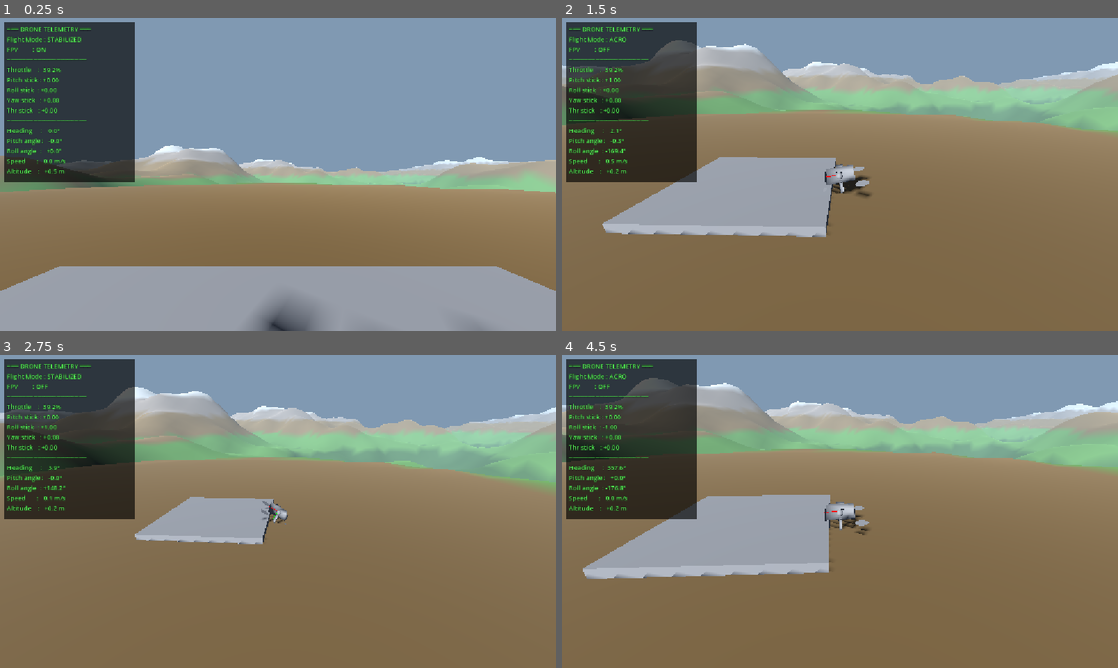
Above: before the commit, frames 1-4 (two rows, left to right).
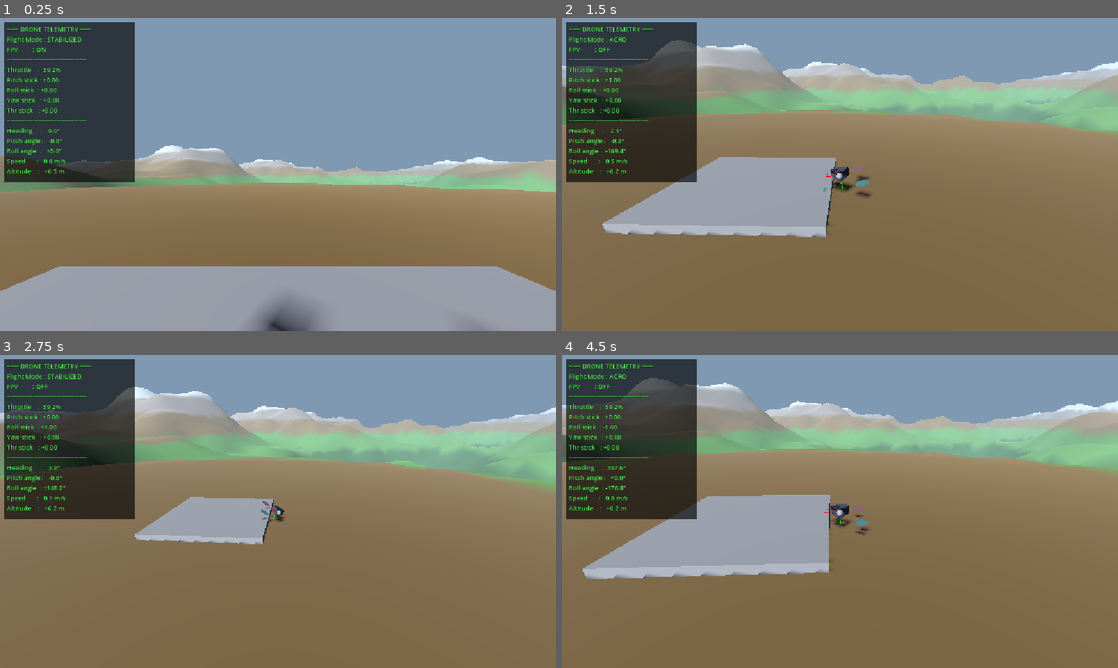
Above: after the commit, the same moments.

Repository: timbittner/dronesim
Game: Godot game, scene res://scenes/main.tscn
The game is run twice, just before and just after one commit, with the same random seed, the same clock (stepped at 60 frames per second) and the same inputs.
Inputs:
- Up to frame 1 (0.25 s): no input
- Up to frame 2 (1.5 s): tap Enter at 0.5 s; hold Right (roll_right) 0.53-1.28 s; hold M (toggle_flight_mode) 0.53-1.28 s; hold Down (pitch_backward) from 1.28 s (still down); tap C (toggle_fpv) at 1.35 s
- Up to frame 3 (2.75 s): release Down (pitch_backward) at 2.03 s; hold Right (roll_right) from 2.03 s (still down); hold M (toggle_flight_mode) from 2.03 s (still down)
- Up to frame 4 (4.5 s): release Right (roll_right) at 2.78 s; release M (toggle_flight_mode) at 2.78 s; hold Up (pitch_forward) 2.78-3.53 s; tap C (toggle_fpv) at 2.85, 4.35 s; hold M (toggle_flight_mode) 3.53-4.28 s; hold Left (roll_left) from 3.53 s (still down)

The runs differ from the first frame. In frame 2, 0.4% of the frame differs, in the area x 47-56%, y 46-57%; in frame 3, 0.1%; in frame 4, 0.4%.

Commit message:
feat: rhombic drone body (Nier-inspired) with double-sided material and teal/pink rotors

Diff:
--- a/scenes/drone/drone.tscn
+++ b/scenes/drone/drone.tscn
@@ -1,65 +1,68 @@
-[gd_scene load_steps=8 format=3]
+[gd_scene format=3 uid="uid://5jri1ism1wee"]
 
-[ext_resource type="Script" path="res://scripts/drone/drone_controller.gd" id="1_drone_ctrl"]
-[ext_resource type="Script" path="res://scripts/drone/drone_body_mesh.gd" id="2_drone_body"]
-[ext_resource type="Script" path="res://scripts/drone/debug_axes.gd" id="3_debug_axes"]
+[ext_resource type="Script" uid="uid://c17svoyqsayfm" path="res://scripts/drone/drone_controller.gd" id="1_drone_ctrl"]
+[ext_resource type="Script" uid="uid://yq4qgem6gfvn" path="res://scripts/drone/drone_body_mesh.gd" id="2_drone_body"]
+[ext_resource type="Script" uid="uid://cf7sjdkmui05u" path="res://scripts/drone/debug_axes.gd" id="3_debug_axes"]
 
 [sub_resource type="StandardMaterial3D" id="Mat_body"]
 albedo_color = Color(0.2, 0.2, 0.25, 1)
+cull_mode = 2
+
+[sub_resource type="StandardMaterial3D" id="Mat_rotor_teal"]
+albedo_color = Color(0.25, 0.45, 0.45, 1)
 
 [sub_resource type="CylinderMesh" id="CylMesh_rotor"]
 top_radius = 0.0
 bottom_radius = 0.08
 height = 0.02
 
-[sub_resource type="StandardMaterial3D" id="Mat_rotor"]
-albedo_color = Color(0.1, 0.1, 0.12, 1)
-
-[sub_resource type="BoxShape3D" id="BoxShape_collision"]
-size = Vector3(0.4, 0.12, 0.4)
+[sub_resource type="StandardMaterial3D" id="Mat_rotor_pink"]
+albedo_color = Color(0.45, 0.3, 0.35, 1)
 
 [sub_resource type="SphereMesh" id="SphereMesh_cam"]
 radius = 0.04
 height = 0.08
 
-[node name="Drone" type="RigidBody3D"]
+[sub_resource type="BoxShape3D" id="BoxShape_collision"]
+size = Vector3(0.4, 0.12, 0.4)
+
+[node name="Drone" type="RigidBody3D" unique_id=81519865]
 transform = Transform3D(1, 0, 0, 0, 1, 0, 0, 0, 1, 0, 0.5, 0)
 mass = 2.0
-gravity_scale = 1.0
 script = ExtResource("1_drone_ctrl")
 
-[node name="Body" type="MeshInstance3D" parent="."]
-surface_material_override_0 = SubResource("Mat_body")
+[node name="Body" type="MeshInstance3D" parent="." unique_id=736570692]
+material_override = SubResource("Mat_body")
 script = ExtResource("2_drone_body")
 
-[node name="RotorFL" type="MeshInstance3D" parent="."]
+[node name="RotorFL" type="MeshInstance3D" parent="." unique_id=240470565]
 transform = Transform3D(1, 0, 0, 0, 1, 0, 0, 0, 1, -0.25, 0.07, 0.25)
+material_override = SubResource("Mat_rotor_teal")
 mesh = SubResource("CylMesh_rotor")
-surface_material_override_0 = SubResource("Mat_rotor")
 
-[node name="RotorFR" type="MeshInstance3D" parent="."]
+[node name="RotorFR" type="MeshInstance3D" parent="." unique_id=1581842411]
 transform = Transform3D(1, 0, 0, 0, 1, 0, 0, 0, 1, 0.25, 0.07, 0.25)
+material_override = SubResource("Mat_rotor_teal")
 mesh = SubResource("CylMesh_rotor")
-surface_material_override_0 = SubResource("Mat_rotor")
 
-[node name="RotorBL" type="MeshInstance3D" parent="."]
+[node name="RotorBL" type="MeshInstance3D" parent="." unique_id=264375285]
 transform = Transform3D(1, 0, 0, 0, 1, 0, 0, 0, 1, -0.25, 0.07, -0.25)
+material_override = SubResource("Mat_rotor_pink")
 mesh = SubResource("CylMesh_rotor")
-surface_material_override_0 = SubResource("Mat_rotor")
 
-[node name="RotorBR" type="MeshInstance3D" parent="."]
+[node name="RotorBR" type="MeshInstance3D" parent="." unique_id=1223962384]
 transform = Transform3D(1, 0, 0, 0, 1, 0, 0, 0, 1, 0.25, 0.07, -0.25)
+material_override = SubResource("Mat_rotor_pink")
 mesh = SubResource("CylMesh_rotor")
-surface_material_override_0 = SubResource("Mat_rotor")
 
-[node name="CameraMount" type="MeshInstance3D" parent="."]
+[node name="CameraMount" type="MeshInstance3D" parent="." unique_id=1517198247]
 transform = Transform3D(1, 0, 0, 0, 1, 0, 0, 0, 1, 0, -0.04, 0.15)
 mesh = SubResource("SphereMesh_cam")
 
-[node name="CollisionShape3D" type="CollisionShape3D" parent="."]
+[node name="CollisionShape3D" type="CollisionShape3D" parent="." unique_id=1194695645]
 shape = SubResource("BoxShape_collision")
 
-[node name="CameraRig" type="Node3D" parent="."]
+[node name="CameraRig" type="Node3D" parent="." unique_id=1210050300]
 
-[node name="DebugAxes" type="Node3D" parent="."]
+[node name="DebugAxes" type="Node3D" parent="." unique_id=907916977]
 script = ExtResource("3_debug_axes")
--- a/scripts/drone/drone_body_mesh.gd
+++ b/scripts/drone/drone_body_mesh.gd
@@ -1,16 +1,15 @@
+@tool
 class_name DroneBodyMesh
 extends MeshInstance3D
 
-## Builds a simple, robust drone body from axis-aligned boxes so orientation is
-## unambiguous at a glance:
-##   - Flat fuselage box (the main body).
-##   - A "nose beak" protruding forward (-Z): tells front from back.
-##   - A vertical tail fin at the rear (+Z) sticking up: marks back AND up,
-##     which fixes left/right by implication.
+## Builds a rhombic (diamond) prism — 8 vertices, 12 triangles.
+## Reminiscent of the Nier Automata hacking-minigame drone silhouette.
 ##
-## Boxes are emitted with correct outward (CCW-from-outside) winding, so no
-## faces get back-culled. Flat normals are generated before indexing so each
-## facet stays crisply lit.
+## The widest point of the diamond is pushed ~4/5 of the way from front
+## to back, giving it a longer, more gradual taper forward and a short
+## blunt rear. Height is uniform.
+##
+## Normals are auto-generated by Godot.
 
 func _ready() -> void:
 	mesh = _build_mesh()
@@ -19,44 +18,48 @@
 	var st := SurfaceTool.new()
 	st.begin(Mesh.PRIMITIVE_TRIANGLES)
 
-	# Fuselage: wide in X, flat in Y, medium in Z.
-	_add_box(st, Vector3(0.0, 0.0, 0.0), Vector3(0.36, 0.10, 0.30))
+	var h := 0.05     # half-height
 
-	# Nose beak: narrow box protruding forward (-Z).
-	_add_box(st, Vector3(0.0, 0.0, -0.22), Vector3(0.10, 0.06, 0.16))
+	# Diamond shape: front tip at +Z, back tip at -Z.
+	# Side vertices sit at Z = -0.096, roughly 4/5 from front to back.
+	var front_z := 0.16
+	var side_z  := -0.096
+	var back_z  := -0.16
+	var half_w  := 0.12
 
-	# Tail fin: thin vertical box at the rear (+Z), standing up.
-	_add_box(st, Vector3(0.0, 0.09, 0.17), Vector3(0.04, 0.14, 0.06))
+	# Top face (y = +h)
+	var ft := Vector3(0.0,      h,  front_z)
+	var rt := Vector3( half_w,  h,  side_z)
+	var bt := Vector3(0.0,      h,  back_z)
+	var lt := Vector3(-half_w,  h,  side_z)
+
+	# Bottom face (y = -h)
+	var fb := Vector3(0.0,     -h,  front_z)
+	var rb := Vector3( half_w, -h,  side_z)
+	var bb := Vector3(0.0,     -h,  back_z)
+	var lb := Vector3(-half_w, -h,  side_z)
+
+	# Top face (looking down +Y) — CCW: front → right → back → left
+	_st_quad(st, ft, rt, bt, lt)
+
+	# Bottom face (looking up -Y) — CCW: front → left → back → right
+	_st_quad(st, fb, lb, bb, rb)
+
+	# Sides (CCW from outside)
+	_st_quad(st, fb, ft, rt, rb)  # front-right
+	_st_quad(st, rb, rt, bt, bb)  # back-right
+	_st_quad(st, bb, bt, lt, lb)  # back-left
+	_st_quad(st, lb, lt, ft, fb)  # front-left
 
 	st.generate_normals()
 	st.index()
 	return st.commit()
 
-func _add_box(st: SurfaceTool, center: Vector3, size: Vector3) -> void:
-	## Emits an axis-aligned box (12 triangles) with outward-facing normals.
-	var h := size * 0.5
-	# 8 corners
-	var p000 := center + Vector3(-h.x, -h.y, -h.z)
-	var p100 := center + Vector3( h.x, -h.y, -h.z)
-	var p110 := center + Vector3( h.x,  h.y, -h.z)
-	var p010 := center + Vector3(-h.x,  h.y, -h.z)
-	var p001 := center + Vector3(-h.x, -h.y,  h.z)
-	var p101 := center + Vector3( h.x, -h.y,  h.z)
-	var p111 := center + Vector3( h.x,  h.y,  h.z)
-	var p011 := center + Vector3(-h.x,  h.y,  h.z)
 
-	# Each face wound CCW when viewed from outside.
-	_quad(st, p010, p110, p100, p000)  # front  (-Z)
-	_quad(st, p101, p111, p011, p001)  # back   (+Z)
-	_quad(st, p011, p010, p000, p001)  # left   (-X)
-	_quad(st, p110, p111, p101, p100)  # right  (+X)
-	_quad(st, p010, p011, p111, p110)  # top    (+Y)
-	_quad(st, p000, p100, p101, p001)  # bottom (-Y)
-
-func _quad(st: SurfaceTool, v0: Vector3, v1: Vector3, v2: Vector3, v3: Vector3) -> void:
-	st.add_vertex(v0)
-	st.add_vertex(v1)
-	st.add_vertex(v2)
-	st.add_vertex(v0)
-	st.add_vertex(v2)
-	st.add_vertex(v3)
+static func _st_quad(st: SurfaceTool, a: Vector3, b: Vector3, c: Vector3, d: Vector3) -> void:
+	st.add_vertex(a)
+	st.add_vertex(b)
+	st.add_vertex(c)
+	st.add_vertex(a)
+	st.add_vertex(c)
+	st.add_vertex(d)
